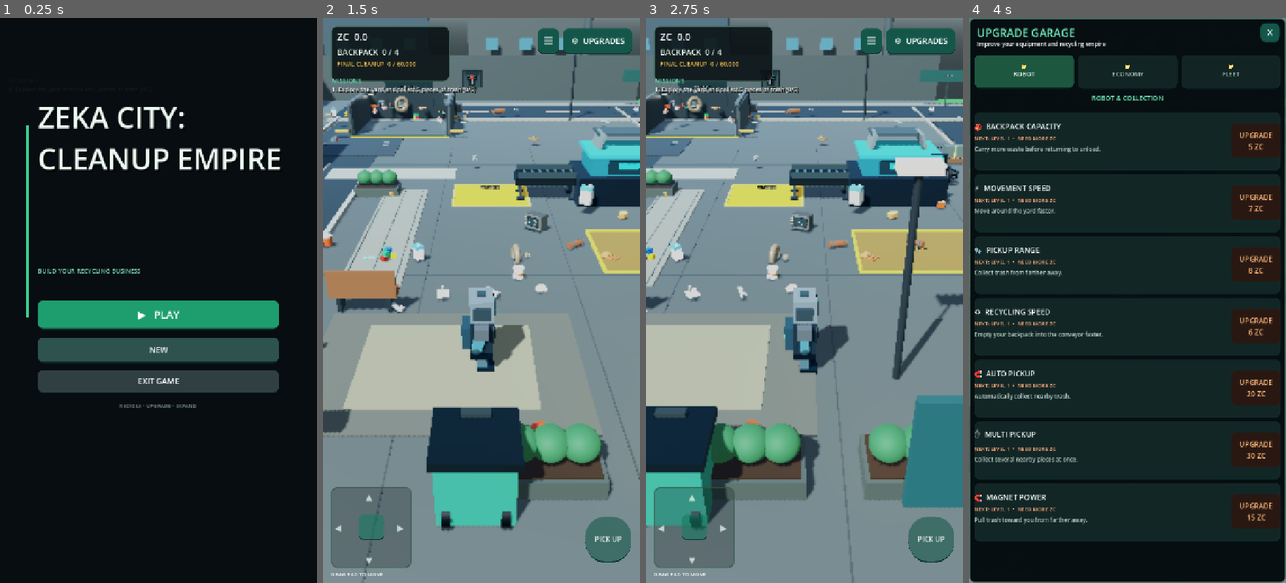
Above: before the commit, frames 1-4 (left to right).
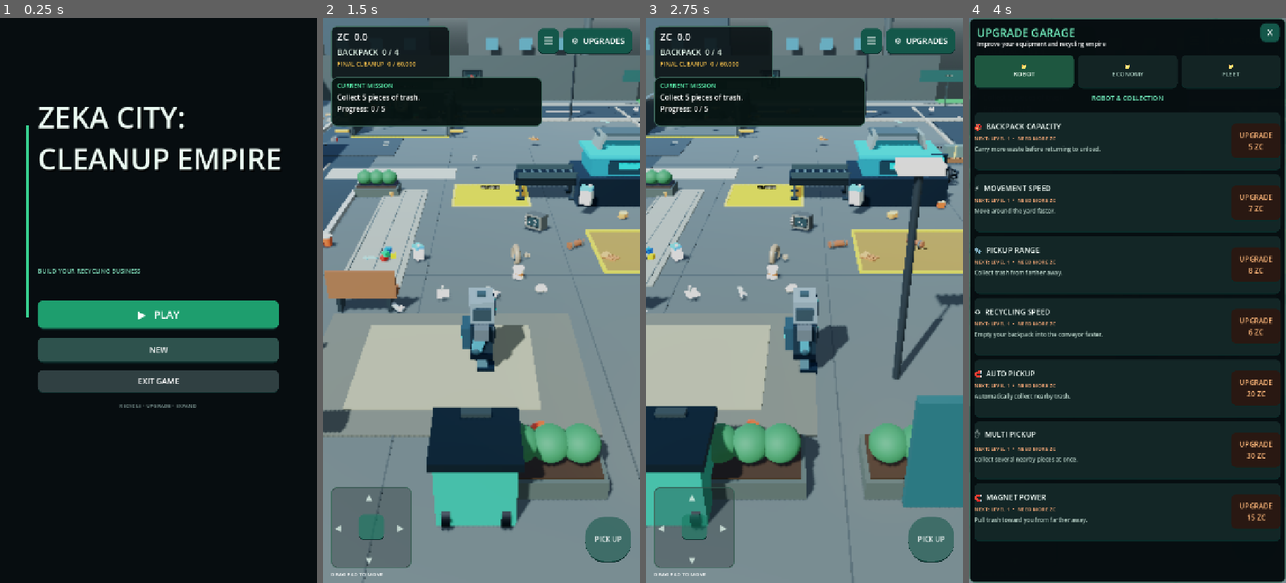
Above: after the commit, the same moments.

Repository: zekainstabot/trash-empire
Game: Godot game, scene res://Scenes/Main.tscn
Two runs of this game, one before a commit and one after it. Both use one fixed random seed, a clock stepped at 60 frames per second and the inputs below.
Inputs (mouse positions are in pixels of both pictures, inside the frame that each line leads up to):
- Up to frame 1 (0.25 s): no input
- Up to frame 2 (1.5 s): click "▶ PLAY" at 0.5 s; move the mouse to (551, 272) at 1.27 s; hold D (move_right) from 1.28 s (still down); click (551, 272) at 1.42 s
- Up to frame 3 (2.75 s): release D (move_right) at 2 s; drag from (741, 328) to (788, 413) at 2.02 s
- Up to frame 4 (4 s): click "PICK UP" at 2.75 s; click "⚙ UPGRADES" at 3.5 s

The runs differ from the first frame. In frame 2, 5.5% of the frame differs, in the area x 2-70%, y 10-20%; in frame 3, 5.5%; in frame 4, less than 0.1%.

Commit message:
Redesign mission HUD for readable step-by-step instructions

Diff:
--- a/Scripts/main.gd
+++ b/Scripts/main.gd
@@ -1200,14 +1200,21 @@
 	final_zone_label.add_theme_color_override("font_color", Color(1.0, 0.78, 0.30))
 	_update_final_zone_label()
 
-	# Keep the existing HUD panel; replace only the status text beneath it with missions.
-	var mission_title := _label("MISSIONS", Vector2(20, 132), 14, layer)
+	# Large, high-contrast mission card. Keep instructions short and readable on phones.
+	var mission_card := Panel.new()
+	mission_card.name = "MissionCard"
+	mission_card.position = Vector2(18, 134)
+	mission_card.size = Vector2(clampf(screen.x - 36.0, 284.0, 480.0), 112.0)
+	mission_card.add_theme_stylebox_override("panel", _panel_style(Color(0.025, 0.075, 0.068, 0.96)))
+	layer.add_child(mission_card)
+	var mission_title := _label("CURRENT MISSION", Vector2(14, 9), 14, mission_card)
 	mission_title.name = "MissionTitle"
-	mission_title.add_theme_color_override("font_color", Color(0.42, 0.88, 0.72))
-	mission_label = _label("", Vector2(20, 153), 13, layer)
-	mission_label.size = Vector2(maxf(280.0, screen.x - 40.0), 76)
+	mission_title.add_theme_color_override("font_color", Color(0.38, 1.0, 0.72))
+	mission_label = _label("", Vector2(14, 34), 16, mission_card)
+	mission_label.size = Vector2(mission_card.size.x - 28.0, 70.0)
 	mission_label.autowrap_mode = TextServer.AUTOWRAP_WORD_SMART
-	mission_label.add_theme_color_override("font_shadow_color", Color.BLACK)
+	mission_label.add_theme_color_override("font_color", Color(0.98, 1.0, 0.99))
+	mission_label.add_theme_color_override("font_shadow_color", Color(0, 0, 0, 0.9))
 	mission_label.add_theme_constant_override("shadow_offset_x", 1)
 	mission_label.add_theme_constant_override("shadow_offset_y", 1)
 	_update_missions()
@@ -3455,31 +3462,31 @@
 		_save_game()
 
 	var missions: Array[String] = [
-		"1. Explore the yard and collect 5 pieces of trash (%d/5)" % mini(total_trash_collected, 5),
-		"2. Return to the yellow pad and recycle your collected trash",
-		"3. Open UPGRADES and buy your first upgrade",
-		"4. Unlock your first helper drone in UPGRADES",
-		"5. Keep cleaning: collect 25 pieces of trash (%d/25)" % mini(total_trash_collected, 25),
-		"6. Increase your backpack capacity",
-		"7. Upgrade your movement speed",
-		"8. Improve your magnet collection range",
-		"9. Unlock automatic pickup",
-		"10. Upgrade the trash respawn system",
-		"11. Increase the value earned from recycling",
-		"12. Expand into the next city district",
-		"13. Upgrade the recycling factory",
-		"14. Unlock a delivery truck dispatch upgrade",
-		"15. Increase delivery truck capacity",
-		"16. Upgrade package production",
-		"17. Upgrade the city cleanup truck",
-		"18. Reach 100 collected pieces of trash (%d/100)" % mini(total_trash_collected, 100),
-		"19. Final challenge: clean the landfill — collect all 60,000 pieces (%d/60000)" % final_zone_cleaned
+		"Collect 5 pieces of trash.\nProgress: %d / 5" % mini(total_trash_collected, 5),
+		"Recycle your trash.\nStand on the YELLOW recycling pad until your bag is empty.",
+		"Buy your first upgrade.\nTap UPGRADES, choose an item, then tap its card.",
+		"Get a helper drone.\nOpen UPGRADES → FLEET → HELPER DRONES.",
+		"Collect 25 pieces of trash.\nProgress: %d / 25" % mini(total_trash_collected, 25),
+		"Expand your backpack.\nOpen UPGRADES → ROBOT → BACKPACK CAPACITY.",
+		"Move faster.\nOpen UPGRADES → ROBOT → MOVEMENT SPEED.",
+		"Increase pickup range.\nOpen UPGRADES → ROBOT → PICKUP RANGE.",
+		"Unlock Auto Pickup.\nOpen UPGRADES → ROBOT → AUTO PICKUP.",
+		"Unlock automatic trash respawn.\nOpen UPGRADES → ECONOMY → AUTO RESPAWN.",
+		"Earn more from each item.\nOpen UPGRADES → ECONOMY → TRASH VALUE.",
+		"Expand to the next district.\nUse the district expansion point in the city.",
+		"Upgrade the recycling factory.\nUse the factory upgrade point beside the factory.",
+		"Send delivery trucks more often.\nOpen UPGRADES → FLEET → TRUCK FREQUENCY.",
+		"Carry more boxes per truck.\nOpen UPGRADES → FLEET → TRUCK CAPACITY.",
+		"Make packages faster.\nOpen UPGRADES → FLEET → PACKAGING SPEED.",
+		"Improve city cleanup trucks.\nOpen UPGRADES → FLEET → CITY TRUCK FREQUENCY.",
+		"Collect 100 pieces of trash.\nProgress: %d / 100" % mini(total_trash_collected, 100),
+		"FINAL CHALLENGE: Clean the landfill.\nCollect all 60,000 pieces: %d / 60,000." % final_zone_cleaned
 	]
 	var mission_title := mission_label.get_parent().get_node_or_null("MissionTitle")
 	if tutorial_mission_stage < missions.size():
 		mission_label.text = missions[tutorial_mission_stage]
 	else:
-		mission_label.text = "ALL MISSIONS COMPLETE! The city is clean."
+		mission_label.text = "ALL MISSIONS COMPLETE!\nYou cleaned the city. Great work!"
 	if is_instance_valid(mission_title):
 		mission_title.visible = true
 	mission_label.visible = true
